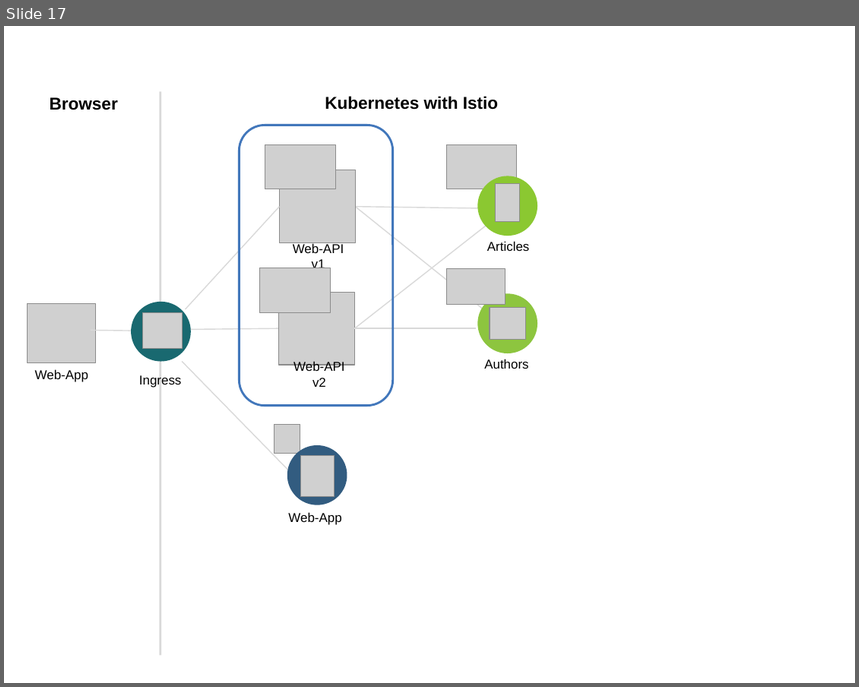
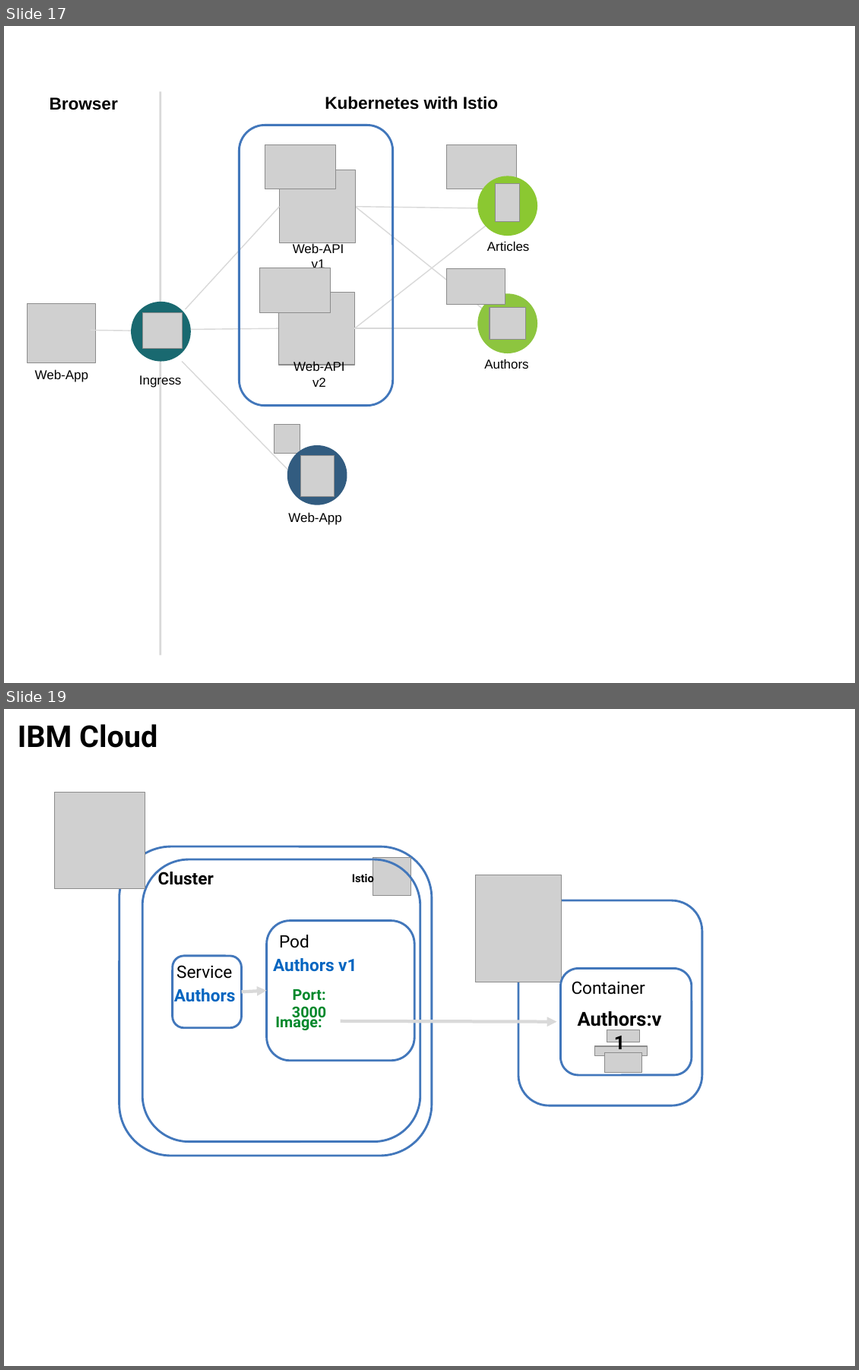
Before and after one commit to IBM/cloud-native-starter, a slide deck: workshop/images/architecture.pptx. Shown one above the other, each under a label of ours: slide 17 before the commit, slides 17 and 19 after it; the slides between them are not shown. The pictures are 859x687 and 859x1370 pixels, drawn with LibreOffice and Linux fonts; fonts in the diff are those of the drawing; grey boxes stand for pictures. Boxes give left, top, right and bottom in pixels: in the first picture for what was removed or moved away, otherwise in the second. Text is boxed around its words. In the diff, an @@ line names an element or a change of style, - is before the commit and + after.

```diff
--- a/workshop/images/architecture.pptx
+++ b/workshop/images/architecture.pptx
@@ slide 19 added at (x1=4, y1=709, x2=855, y2=1366), background #FFFFFF @@
@@ text added at (x1=18, y1=724, x2=158, y2=748), 28 pt, text #000000, bold @@
+IBM Cloud
@@ picture added at (x1=54, y1=792, x2=145, y2=889) @@
@@ rounded rectangle added at (x1=120, y1=847, x2=432, y2=1157), outline #4277BB 2 pt @@
@@ rounded rectangle added at (x1=142, y1=860, x2=420, y2=1142), outline #4277BB 2 pt @@
@@ picture added at (x1=373, y1=857, x2=411, y2=895) @@
@@ text added at (x1=158, y1=869, x2=214, y2=885), 16 pt, text #000000, bold @@
+Cluster
@@ text added at (x1=352, y1=872, x2=374, y2=886), 10.5 pt, text #000000, bold @@
+Istio
@@ picture added at (x1=475, y1=875, x2=561, y2=983) @@
@@ rounded rectangle added at (x1=519, y1=901, x2=702, y2=1106), outline #4277BB 2 pt @@
@@ rounded rectangle added at (x1=266, y1=921, x2=414, y2=1061), outline #4277BB 2 pt @@
@@ text added at (x1=279, y1=935, x2=310, y2=948), 16 pt, text #000000 @@
+Pod
@@ rounded rectangle added at (x1=173, y1=956, x2=242, y2=1027), outline #4277BB 2 pt @@
@@ text added at (x1=273, y1=958, x2=357, y2=972), 16 pt, text #0365C0, bold @@
+Authors v1
@@ text added at (x1=177, y1=965, x2=232, y2=979), 16 pt, text #000000 @@
+Service
@@ rounded rectangle added at (x1=560, y1=969, x2=691, y2=1076), fill #FFFFFF, outline #4277BB 2 pt @@
@@ text added at (x1=572, y1=981, x2=645, y2=995), 16 pt, text #000000 @@
+Container
@@ text added at (x1=174, y1=989, x2=236, y2=1002), 16 pt, text #0365C0, bold @@
+Authors
@@ arrow added from (242, 992) to (266, 991), #D9D9D9 3 pt @@
@@ text added at (x1=292, y1=989, x2=326, y2=1022), 14 pt, text #00882B, bold @@
+Port: 3000
@@ text added at (x1=275, y1=1014, x2=322, y2=1030), 14 pt, text #00882B, bold @@
+Image:
@@ arrow added from (341, 1021) to (557, 1022), #D9D9D9 3 pt @@
@@ text added at (x1=578, y1=1011, x2=662, y2=1031), 18 pt, text #000000, bold @@
+Authors:v1
@@ picture added at (x1=595, y1=1046, x2=648, y2=1056) @@
@@ picture added at (x1=607, y1=1031, x2=640, y2=1043) @@
@@ picture added at (x1=605, y1=1053, x2=642, y2=1073) @@
```
Also in this commit, not shown: 2 slides changed, 2 other slides added, 13 other files.
